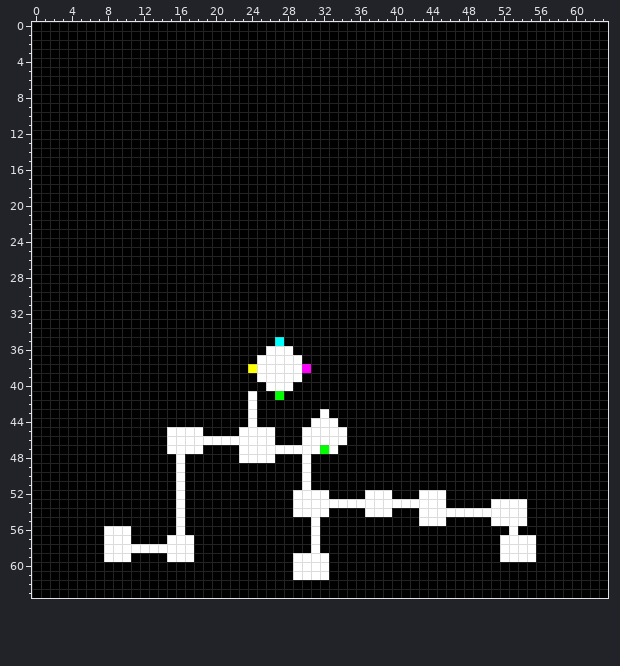
Pixel-art sprite -- Assets/LayoutMap.png. This is how it looked before the edit.
The file is 64x64 pixels.
Once edited:
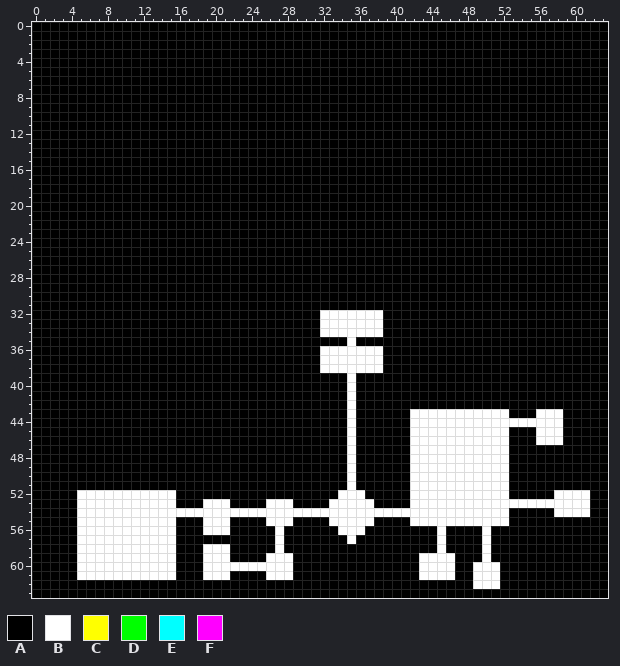
Palette (. is transparent): A #000000  B #ffffff  C #ffff00  D #00ff00  E #00ffff  F #ff00ff
Message: Detect Exits On Texture
From old to new:
y 32..34: x 32..38 AAAAAAA -> BBBBBBB
y 35: x 27 E -> A; x 35 A -> B
y 36: x 26..28 BBB -> AAA; x 32..38 AAAAAAA -> BBBBBBB
y 37: x 25..29 BBBBB -> AAAAA; x 32..38 AAAAAAA -> BBBBBBB
y 38: x 24..30 CBBBBBF -> AAAAAAA; x 32..38 AAAAAAA -> BBBBBBB
y 39: x 25..29 BBBBB -> AAAAA; x 35 A -> B
y 40: x 26..28 BBB -> AAA; x 35 A -> B
y 41: x 24 B -> A; x 27 D -> A; x 35 A -> B
y 42: x 24 B -> A; x 35 A -> B
y 43: x 24 B -> A; x 32 B -> A; x 35 A -> B; x 42..52 AAAAAAAAAAA -> BBBBBBBBBBB; x 56..58 AAA -> BBB
y 44: x 24 B -> A; x 31..33 BBB -> AAA; x 35 A -> B; x 42..58 AAAAAAAAAAAAAAAAA -> BBBBBBBBBBBBBBBBB
y 45: x 15..18 BBBB -> AAAA; x 23..26 BBBB -> AAAA; x 30..35 BBBBBA -> AAAAAB; x 42..52 AAAAAAAAAAA -> BBBBBBBBBBB; x 56..58 AAA -> BBB
y 46: x 15..26 BBBBBBBBBBBB -> AAAAAAAAAAAA; x 30..35 BBBBBA -> AAAAAB; x 42..52 AAAAAAAAAAA -> BBBBBBBBBBB; x 56..58 AAA -> BBB
y 47: x 15..18 BBBB -> AAAA; x 23..33 BBBBBBBBBDB -> AAAAAAAAAAA; x 35 A -> B; x 42..52 AAAAAAAAAAA -> BBBBBBBBBBB
y 48: x 16 B -> A; x 23..26 BBBB -> AAAA; x 30 B -> A; x 35 A -> B; x 42..52 AAAAAAAAAAA -> BBBBBBBBBBB
y 49..51: x 16 B -> A; x 30 B -> A; x 35 A -> B; x 42..52 AAAAAAAAAAA -> BBBBBBBBBBB
y 52: x 5..16 AAAAAAAAAAAB -> BBBBBBBBBBBA; x 29..32 BBBB -> AAAA; x 34..39 AAABBB -> BBBAAA; x 42 A -> B; x 46..52 AAAAAAA -> BBBBBBB; x 58..61 AAAA -> BBBB
y 53: x 5..16 AAAAAAAAAAAB -> BBBBBBBBBBBA; x 19..21 AAA -> BBB; x 26..32 AAABBBB -> BBBAAAA; x 38..41 BBBB -> AAAA; x 46..50 AAAAA -> BBBBB; x 55..61 AAAAAAA -> BBBBBBB
y 54: x 5..15 AAAAAAAAAAA -> BBBBBBBBBBB; x 17..28 AAAAAAAAAAAA -> BBBBBBBBBBBB; x 33..36 AAAA -> BBBB; x 40..42 AAA -> BBB; x 53..54 BB -> AA; x 58..61 AAAA -> BBBB
y 55: x 5..16 AAAAAAAAAAAB -> BBBBBBBBBBBA; x 19..21 AAA -> BBB; x 26..28 AAA -> BBB; x 31 B -> A; x 33..37 AAAAA -> BBBBB; x 42 A -> B; x 46..50 AAAAA -> BBBBB; x 53..54 BB -> AA
y 56: x 5..7 AAA -> BBB; x 11..16 AAAAAB -> BBBBBA; x 19..21 AAA -> BBB; x 27 A -> B; x 31 B -> A; x 34..36 AAA -> BBB; x 45 A -> B; x 50 A -> B; x 53 B -> A
y 57: x 5..7 AAA -> BBB; x 11..14 AAAA -> BBBB; x 16..17 BB -> AA; x 27 A -> B; x 31 B -> A; x 35 A -> B; x 45 A -> B; x 50 A -> B; x 52..55 BBBB -> AAAA
y 58: x 5..7 AAA -> BBB; x 16..17 BB -> AA; x 19..21 AAA -> BBB; x 27 A -> B; x 31 B -> A; x 45 A -> B; x 50 A -> B; x 52..55 BBBB -> AAAA
y 59: x 5..7 AAA -> BBB; x 11..14 AAAA -> BBBB; x 16..17 BB -> AA; x 19..21 AAA -> BBB; x 26..32 AAABBBB -> BBBAAAA; x 43..46 AAAA -> BBBB; x 50 A -> B; x 52..55 BBBB -> AAAA
y 60: x 5..15 AAAAAAAAAAA -> BBBBBBBBBBB; x 19..32 AAAAAAAAAABBBB -> BBBBBBBBBBAAAA; x 43..46 AAAA -> BBBB; x 49..51 AAA -> BBB
y 61: x 5..15 AAAAAAAAAAA -> BBBBBBBBBBB; x 19..21 AAA -> BBB; x 26..32 AAABBBB -> BBBAAAA; x 43..46 AAAA -> BBBB; x 49..51 AAA -> BBB
y 62: x 49..51 AAA -> BBB
Where, in picture pixels (left, top, right, bottom), the same in both pictures:
changed: (77, 310, 590, 589)
